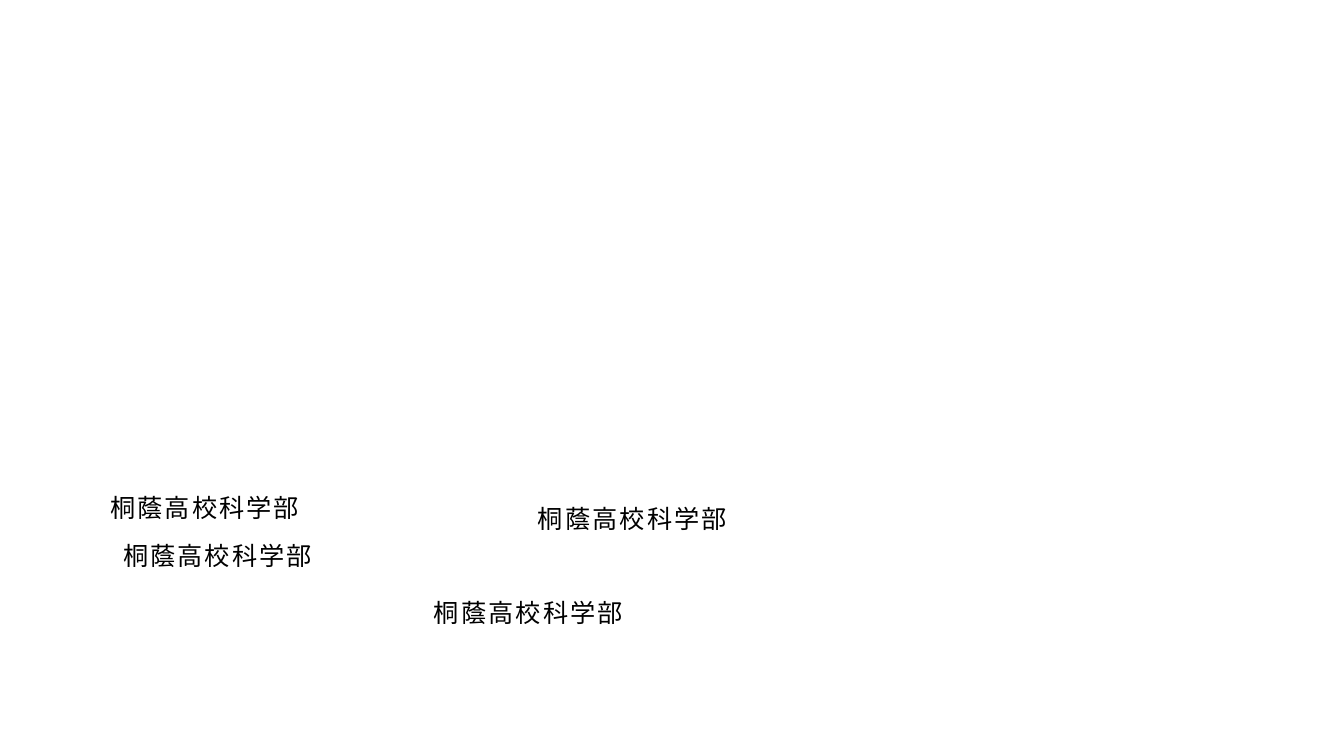
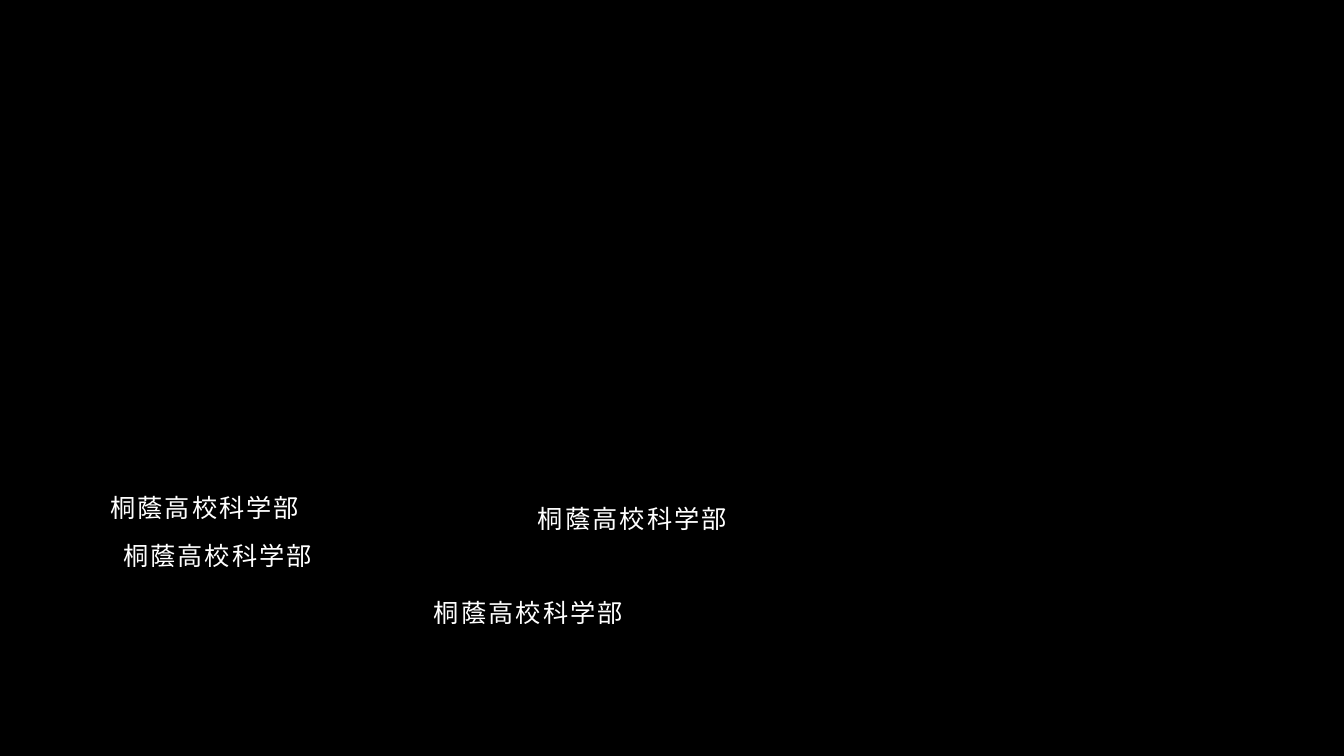
Before and after one commit to nearfactory/NasaSpaceAppsChallenge2024, a slide deck: slide 1 of Presentation/ToinHS-ScienceClub-Presentation.pptx. Drawn at 1344x756 pixels with LibreOffice and Linux fonts; fonts in the diff are those of the drawing. Boxes give left, top, right and bottom in pixels: in the first picture for what was removed or moved away, otherwise in the second. Text is boxed around its words. In the diff, an @@ line names an element or a change of style, - is before the commit and + after.

```diff
--- a/Presentation/ToinHS-ScienceClub-Presentation.pptx
+++ b/Presentation/ToinHS-ScienceClub-Presentation.pptx
@@ background #FFFFFF to #000000 @@
@@ text colour #000000 to #FFFFFF in 4 elements at [110,495,299,519], [123,543,312,567], [538,506,727,530], [434,600,623,624] @@
```
Also in this commit, not shown: 1 other slide changed, 5 slides added, 1 slide removed.
